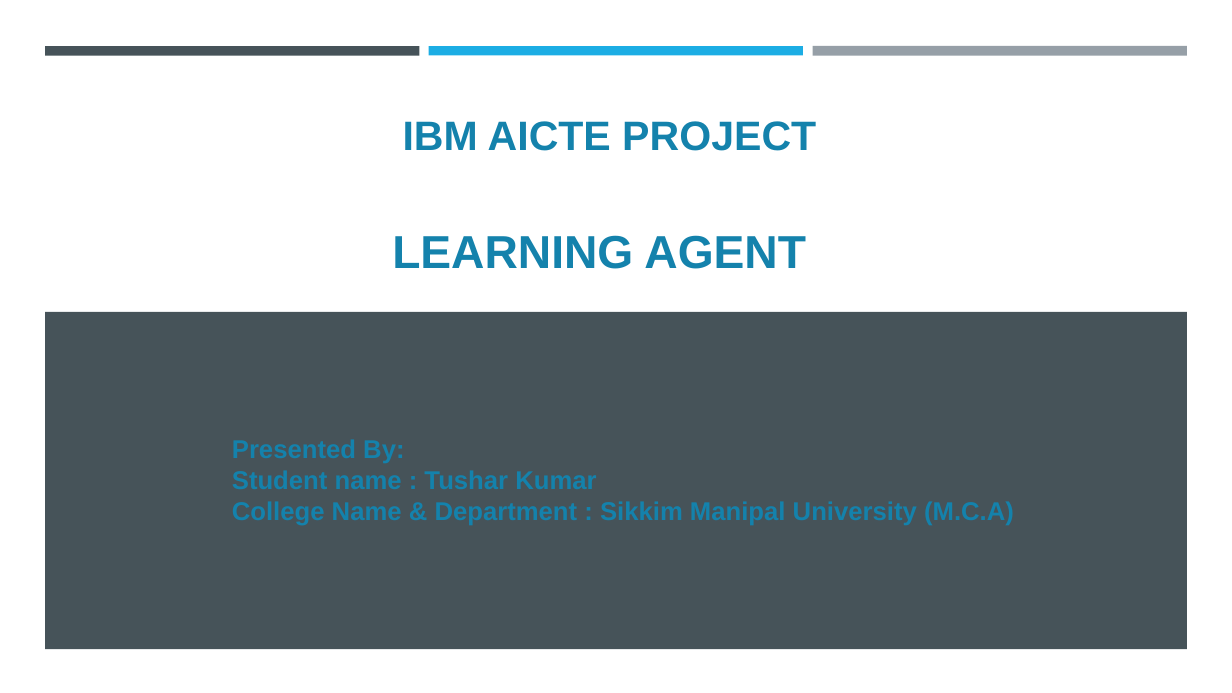
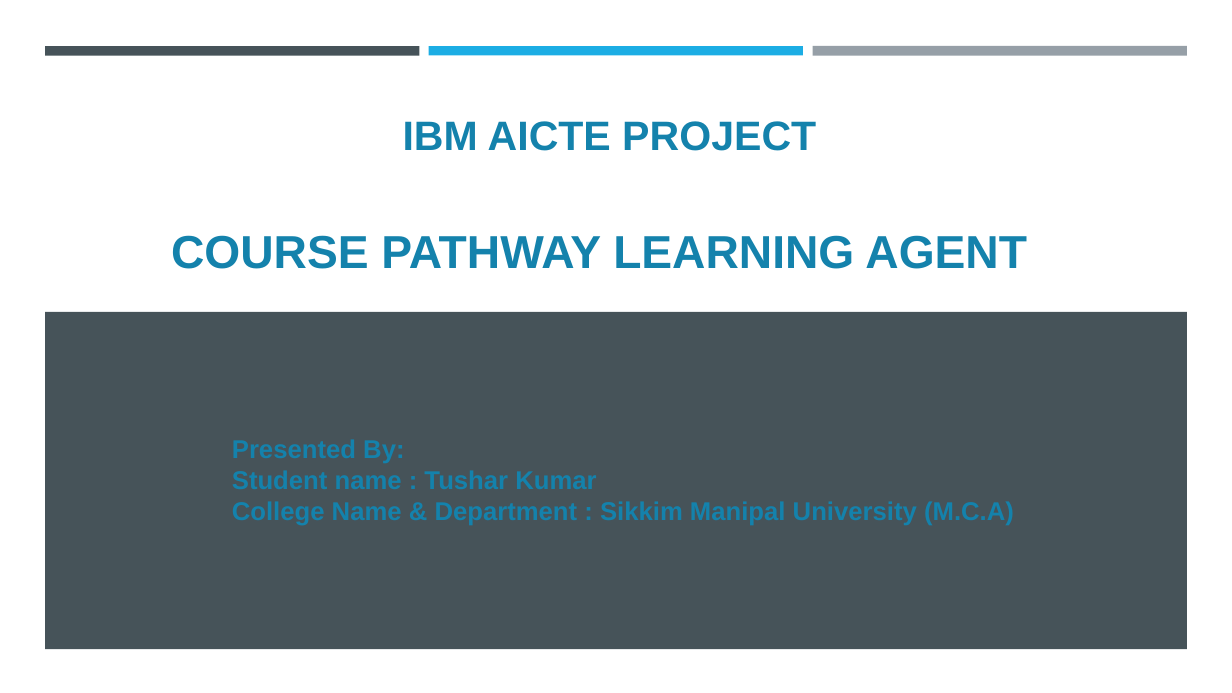
Before and after one commit to TusharKcode/IBM-Internship-Project, a slide deck: slide 1 of IBM-Project.pptx. Drawn at 1232x693 pixels with LibreOffice and Linux fonts; fonts in the diff are those of the drawing; background and template pictures are left out. Boxes give left, top, right and bottom in pixels: in the first picture for what was removed or moved away, otherwise in the second. Text is boxed around its words. In the diff, an @@ line names an element or a change of style, - is before the commit and + after.

```diff
--- a/IBM-Project.pptx
+++ b/IBM-Project.pptx
@@ title at [171,235,1027,269]: text changed @@
-LEARNING AGENT
+COURSE PATHWAY LEARNING AGENT
```
Also in this commit, not shown: 1 other file.
